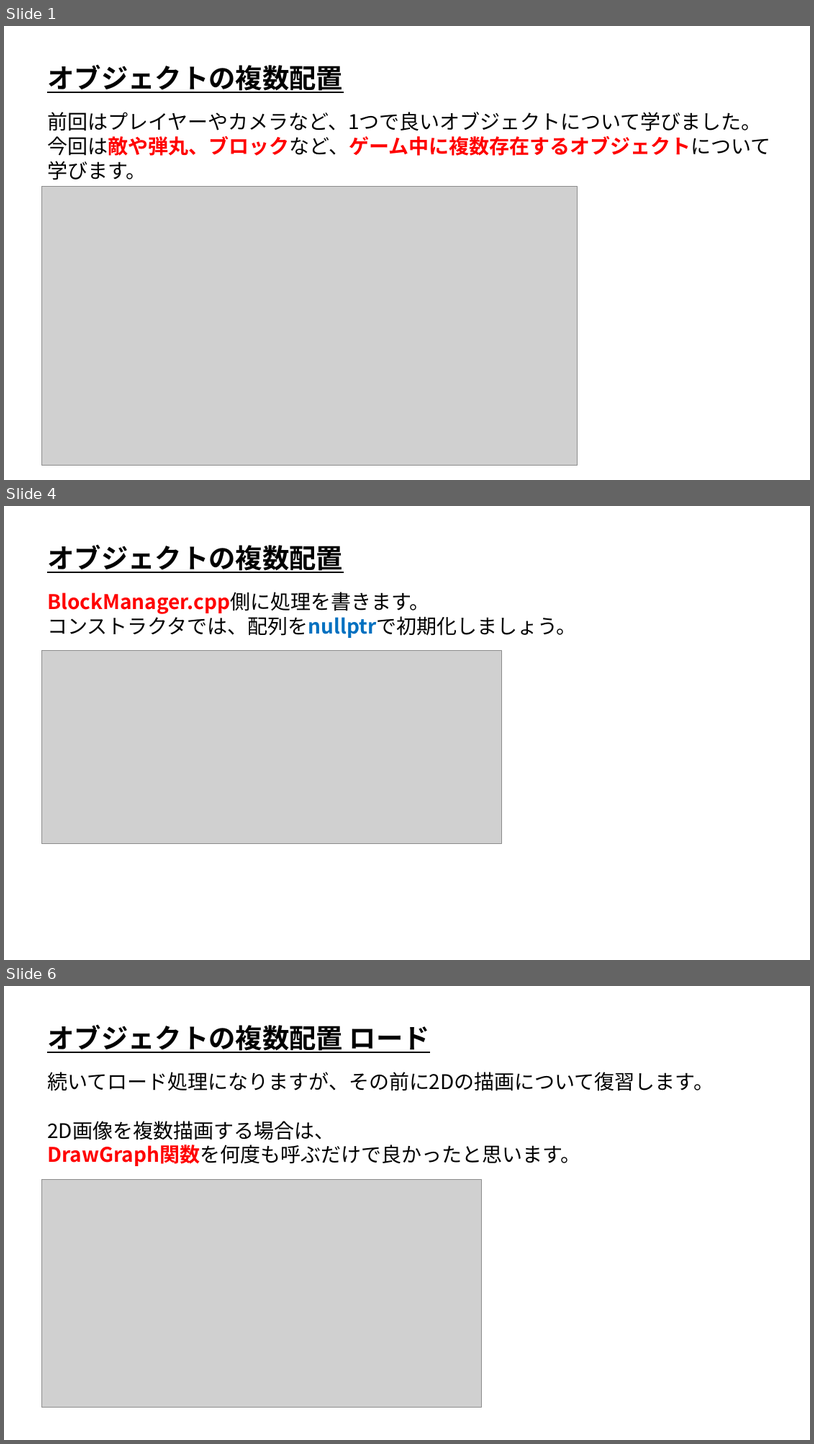
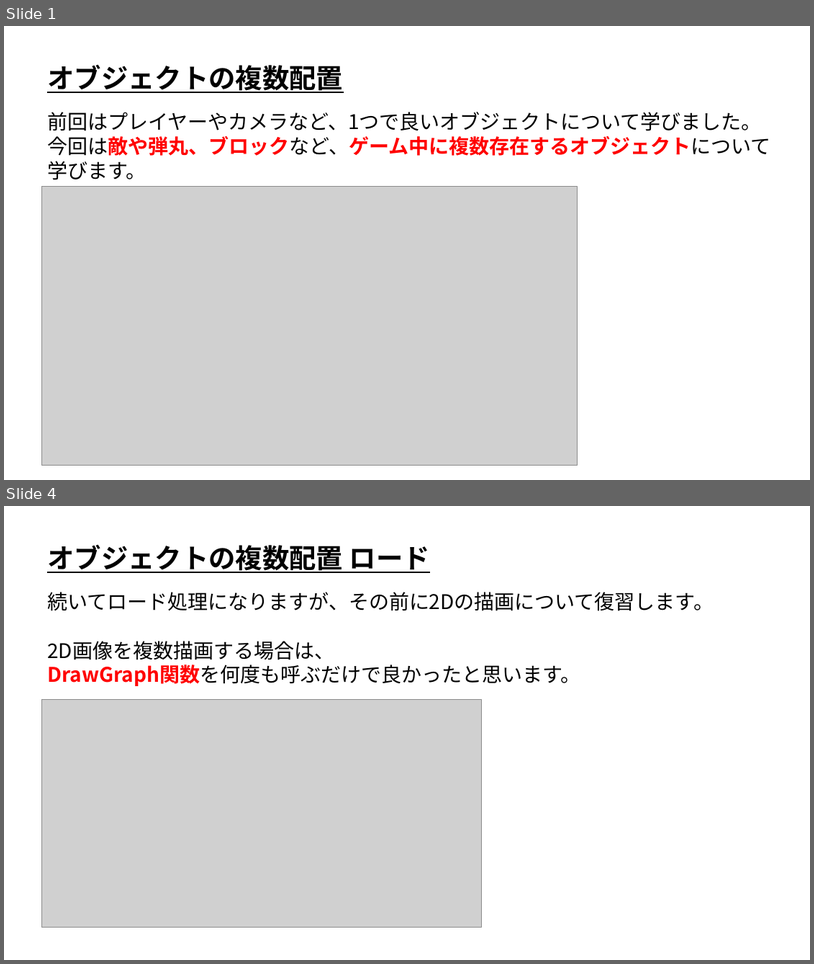
Before and after one commit to ArakiYusuke-Ohara/Textbook, a slide deck: ゲーム科2年/00_前期/ゲーム開発Ⅰ/05_オブジェクトの複数配置.pptx. Shown one above the other, each under a label of ours: slides 1, 4 and 6 before the commit, slides 1 and 4 after it; the slides between them are not shown. The pictures are 814x1444 and 814x964 pixels, drawn with LibreOffice and Linux fonts; fonts in the diff are those of the drawing; grey boxes stand for pictures. Boxes give left, top, right and bottom in pixels: in the first picture for what was removed or moved away, otherwise in the second. Text is boxed around its words. In the diff, an @@ line names an element or a change of style, - is before the commit and + after.

```diff
--- a/ゲーム科2年/00_前期/ゲーム開発Ⅰ/05_オブジェクトの複数配置.pptx
+++ b/ゲーム科2年/00_前期/ゲーム開発Ⅰ/05_オブジェクトの複数配置.pptx
@@ slide 4 removed at [4, 506, 810, 960], background #FFFFFF @@
@@ text removed at [47, 544, 343, 573] @@
-オブジェクトの複数配置
@@ text removed at [47, 592, 576, 638] @@
-BlockManager.cpp側に処理を書きます。
-コンストラクタでは、配列をnullptrで初期化しましょう。
@@ picture removed at [41, 651, 502, 843] @@
@@ what was slide 6 is now slide 4 @@
```
Also in this commit, not shown: 10 slides changed, 2 other slides removed.
